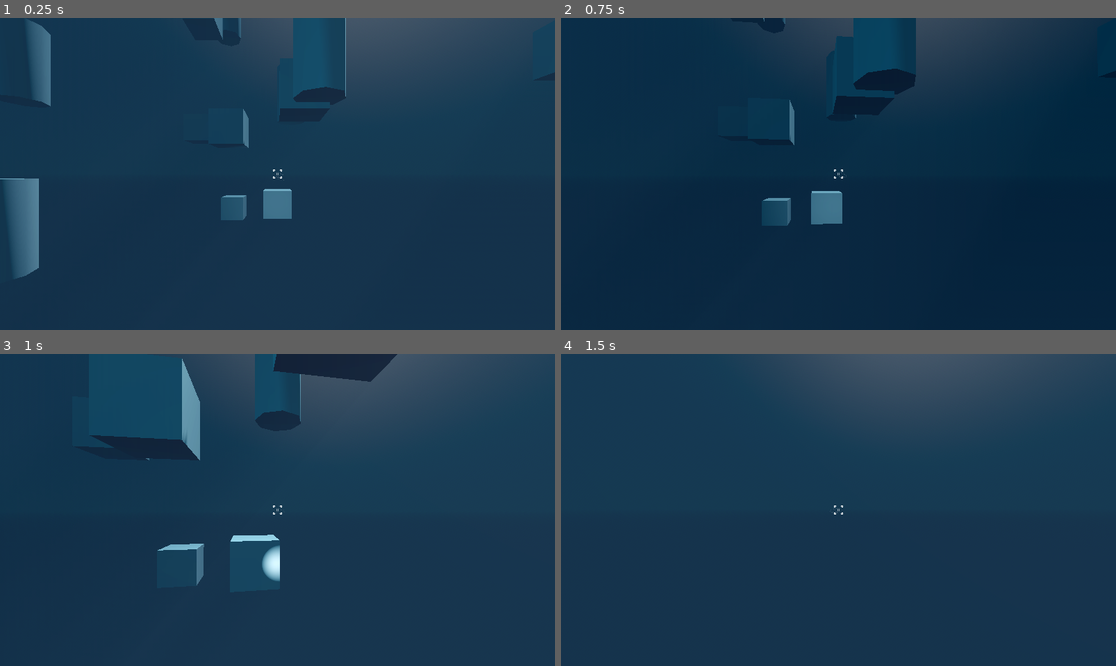
Above: before the commit, frames 1-4 (two rows, left to right).
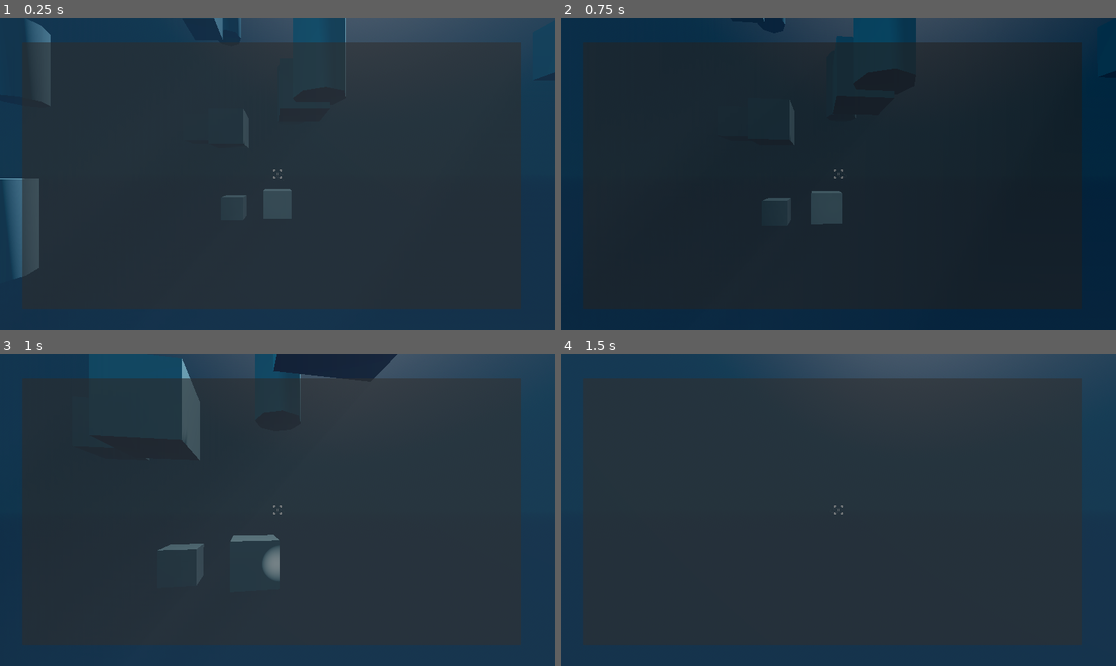
Above: after the commit, the same moments.

Repository: cogwerkz/ldjam57-depths
Game: Godot game, scene res://arena/Game.tscn
Same seed, same stepped clock (60 frames per second), same inputs: the game is played once before the commit and once after it.
Inputs (mouse positions are in pixels of both pictures, inside the frame that each line leads up to):
- Up to frame 1 (0.25 s): no input
- Up to frame 2 (0.75 s): tap Enter at 0.5 s; move the mouse to (866, 174) at 0.52 s; hold W (throttle_forward) from 0.53 s (still down); hold Shift (throttle_overdrive) from 0.53 s (still down)
- Up to frame 3 (1 s): keep holding W (throttle_forward); keep holding Shift (throttle_overdrive)
- Up to frame 4 (1.5 s): keep holding W (throttle_forward); move the mouse to (810, 510) at 1.27 s; release Shift (throttle_overdrive) at 1.28 s; tap Shift (throttle_overdrive) at 1.35 s

The runs differ from the first frame. In frame 1, 11% of the frame differs, in the area x 4-94%, y 7-83%; in frame 2, 9.6%; in frame 3, 14%, in the area x 13-94%, y 7-77%; in frame 4, 5.9%.

Commit message:
feature: Added skill tree panel

Diff:
--- /dev/null
+++ b/GUI/elements/skill_tree_panel.gd
@@ -0,0 +1,53 @@
+extends Panel
+
+const INIT_SKILL_SELECTED = "fuel_efficiency"
+
+@onready var skills_box = %SkillsBoxContainer
+
+@onready var skill_name: Label = %SkillNameLabel
+@onready var skill_description: Label = %SkillDescriptionLabel
+@onready var skill_level: Label = %SkillLevelLabel
+@onready var skill_level_description: Label = %SkillLevelDescriptionLabel
+@onready var skill_upgrade: Button= %SkillUpgradeButton
+
+@export var skill_tree: SkillTree
+
+func _ready() -> void:
+	if !skill_tree:
+		skill_tree = SkillTree.new()
+
+	var skills_button_group = ButtonGroup.new()
+	skills_button_group.allow_unpress = false
+	skills_button_group.connect("pressed", _on_selected_skill_changed)
+
+	for skill_key in skill_tree.skills.keys():
+		var skill_value = skill_tree.skills[skill_key]
+		var skill_button = Button.new()
+		skill_button.set_meta("skill_key", skill_key)
+		skill_button.toggle_mode = true
+		skill_button.text = skill_value["name"]
+		skill_button.button_group = skills_button_group
+		skill_button.set_pressed(INIT_SKILL_SELECTED == skill_key)
+		skills_box.add_child(skill_button)
+
+func _on_selected_skill_changed(button: Button):
+	var skill_key = button.get_meta("skill_key")
+	var skill = skill_tree.skills[skill_key]
+
+	skill_name.text = skill["name"]
+	skill_description.text = skill["description"]
+	skill_level.text = "Level: %d" % skill["current_level"]
+
+	var current_level = skill["current_level"]
+	if current_level < skill["levels"].size():
+		var next_level = skill["levels"][current_level]
+		skill_level_description.text = next_level["description"]
+		skill_upgrade.disabled = false
+		skill_upgrade.text = "Upgrade (%d SP)" % next_level["cost"]
+	else:
+		skill_level_description.text = "Max Level Reached"
+		skill_upgrade.disabled = true
+		skill_upgrade.text = "Max Level"
+
+func _on_close_button_pressed() -> void:
+	visible = false
--- /dev/null
+++ b/GUI/elements/skill_tree_panel.tscn
@@ -0,0 +1,94 @@
+[gd_scene load_steps=2 format=3 uid="uid://bhlx0sw2e3brp"]
+
+[ext_resource type="Script" uid="uid://biuads252vtlw" path="res://GUI/elements/skill_tree_panel.gd" id="1_u8u0r"]
+
+[node name="SkillTreePanel" type="Panel"]
+anchors_preset = 15
+anchor_right = 1.0
+anchor_bottom = 1.0
+grow_horizontal = 2
+grow_vertical = 2
+script = ExtResource("1_u8u0r")
+
+[node name="VBoxContainer" type="VBoxContainer" parent="."]
+layout_mode = 1
+anchors_preset = 15
+anchor_right = 1.0
+anchor_bottom = 1.0
+grow_horizontal = 2
+grow_vertical = 2
+
+[node name="HeaderControl" type="Control" parent="VBoxContainer"]
+custom_minimum_size = Vector2(1920, 64)
+layout_mode = 2
+
+[node name="Label" type="Label" parent="VBoxContainer/HeaderControl"]
+layout_mode = 1
+anchors_preset = 15
+anchor_right = 1.0
+anchor_bottom = 1.0
+grow_horizontal = 2
+grow_vertical = 2
+text = "Upgrades"
+horizontal_alignment = 1
+vertical_alignment = 1
+
+[node name="CloseButton" type="Button" parent="VBoxContainer/HeaderControl"]
+layout_mode = 2
+offset_left = 1856.0
+offset_right = 1920.0
+offset_bottom = 64.0
+text = "X"
+
+[node name="HBoxContainer" type="HBoxContainer" parent="VBoxContainer"]
+layout_mode = 2
+size_flags_vertical = 3
+
+[node name="ScrollContainer" type="ScrollContainer" parent="VBoxContainer/HBoxContainer"]
+custom_minimum_size = Vector2(400, 0)
+layout_mode = 2
+
+[node name="SkillsBoxContainer" type="VBoxContainer" parent="VBoxContainer/HBoxContainer/ScrollContainer"]
+unique_name_in_owner = true
+custom_minimum_size = Vector2(400, 0)
+layout_mode = 2
+
+[node name="MarginContainer" type="MarginContainer" parent="VBoxContainer/HBoxContainer"]
+layout_mode = 2
+size_flags_horizontal = 3
+
+[node name="VBoxContainer" type="VBoxContainer" parent="VBoxContainer/HBoxContainer/MarginContainer"]
+layout_mode = 2
+alignment = 1
+
+[node name="SkillNameLabel" type="Label" parent="VBoxContainer/HBoxContainer/MarginContainer/VBoxContainer"]
+unique_name_in_owner = true
+layout_mode = 2
+text = "Skill name"
+horizontal_alignment = 1
+
+[node name="SkillDescriptionLabel" type="Label" parent="VBoxContainer/HBoxContainer/MarginContainer/VBoxContainer"]
+unique_name_in_owner = true
+layout_mode = 2
+text = "Description"
+horizontal_alignment = 1
+
+[node name="SkillLevelLabel" type="Label" parent="VBoxContainer/HBoxContainer/MarginContainer/VBoxContainer"]
+unique_name_in_owner = true
+layout_mode = 2
+text = "Level"
+horizontal_alignment = 1
+
+[node name="SkillUpgradeButton" type="Button" parent="VBoxContainer/HBoxContainer/MarginContainer/VBoxContainer"]
+unique_name_in_owner = true
+layout_mode = 2
+size_flags_horizontal = 4
+text = "1 Science point"
+
+[node name="SkillLevelDescriptionLabel" type="Label" parent="VBoxContainer/HBoxContainer/MarginContainer/VBoxContainer"]
+unique_name_in_owner = true
+layout_mode = 2
+text = "Effects"
+horizontal_alignment = 1
+
+[connection signal="pressed" from="VBoxContainer/HeaderControl/CloseButton" to="." method="_on_close_button_pressed"]
--- a/entity/player/PlayerSubmarine.tscn
+++ b/entity/player/PlayerSubmarine.tscn
@@ -51,3 +51,10 @@
 offset_bottom = 32.0
 pivot_offset = Vector2(16, 16)
 texture = ExtResource("3_f1t2n")
+
+[node name="Panel" type="Panel" parent="Camera3D/Gui"]
+layout_mode = 0
+offset_left = 76.0
+offset_top = 84.0
+offset_right = 1803.0
+offset_bottom = 1007.0
--- a/entity/player/skill_tree_resource.gd
+++ b/entity/player/skill_tree_resource.gd
@@ -5,114 +5,132 @@
 
 var skills = {
 	"fuel_efficiency": {
-		"name": "Fuel efficiency",
+		"name": "Fuel Efficiency",
+		"description": "Reduces the amount of fuel consumed while moving, allowing for longer explorations.",
 		"current_level": 0,
 		"levels": [
 			{
 				"cost": 1,
 				"effects": {
 					"fuel_efficiency": 5.0
-				}
+				},
+				"description": "Decreases fuel consumption by 5%."
 			}
 		]
 	},
 	"max_speed": {
-		"name": "Submarine speed",
+		"name": "Submarine Speed",
+		"description": "Increases the maximum speed of your submarine, allowing you to travel faster across the ocean.",
 		"current_level": 0,
 		"levels": [
 			{
 				"cost": 1,
 				"effects": {
 					"max_speed" : 5.0
-				}
+				},
+				"description": "Increases maximum speed by 5 units."
 			}
 		]
 	},
 	"hull_strenght": {
-		"name": "Hull Strenght",
+		"name": "Hull Strength",
+		"description": "Improves the structural integrity of your submarine, increasing its maximum health and resistance to damage.",
 		"current_level": 0,
 		"levels": [
 			{
 				"cost": 1,
 				"effects": {
 					"max_health" : 5.0
-				}
+				},
+				"description": "Increases maximum hull health by 5 points."
 			}
 		]
 	},
 	"pressure_resistance": {
 		"name": "Pressure Resistance",
+		"description": "Enhances the submarine's ability to withstand the crushing pressure of the deep ocean, allowing you to dive to greater depths without taking damage.",
 		"current_level": 0,
 		"levels": [
 			{
 				"cost": 1,
 				"effects": {
 					"pressure_resistance" : 5.0
-				}
+				},
+				"description": "Increases maximum safe diving depth by 5 units."
 			}
 		]
 	},
 	"targeting_system": {
 		"name": "Turret Targeting System",
+		"description": "Improves the accuracy of your submarine's turrets, increasing the chance of hitting hostile targets.",
 		"current_level": 0,
 		"levels": [
 			{
 				"cost": 1,
 				"effects": {
 					"turret_hit_chance" : 5.0
-				}
+				},
+				"description": "Increases turret hit chance by 5%."
 			}
 		]
 	},
 	"turret_range": {
 		"name": "Turret Range",
+		"description": "Extends the effective firing range of your submarine's turrets, allowing you to engage threats from a safer distance.",
 		"current_level": 0,
 		"levels": [
 			{
 				"cost": 1,
 				"effects": {
 					"turret_range" : 5.0
-				}
+				},
+				"description": "Increases turret firing range by 5 units."
 			}
 		]
 	},
 	"ammo_capacity": {
 		"name": "Turret Ammo Storage",
+		"description": "Increases the maximum amount of ammunition your submarine can carry for its turrets, allowing for sustained combat.",
 		"current_level": 0,
 		"levels": [
 			{
 				"cost": 1,
 				"effects": {
 					"turret_max_ammo" : 5.0
-				}
+				},
+				"description": "Increases maximum turret ammo capacity by 5 rounds."
 			}
 		]
 	},
 	"scanner_boost": {
-		"name": "Scanner range",
+		"name": "Scanner Range",
+		"description": "Increases the detection range of your submarine's scanner, allowing you to identify points of interest and threats from further away.",
 		"current_level": 0,
 		"levels": [
 			{
 				"cost": 1,
 				"effects": {
 					"scanner_range" : 5.0
-				}
+				},
+				"description": "Increases scanner detection range by 5 units."
 			}
 		]
 	},
 	"scanner_efficiency": {
 		"name": "Scanner Cooldown",
+		"description": "Reduces the cooldown time between scanner uses, allowing you to scan your surroundings more frequently.",
 		"current_level": 0,
 		"levels": [
 			{
 				"cost": 1,
 				"effects": {
 					"scanner_cooldown" : 5.0
-				}
+				},
+				"description": "Reduces scanner cooldown time by 5%."
 			}
 		]
 	}
-}
+};
 
 func add_science_points(amount: int) -> void:
 	science_points += amount
Not shown, added: GUI/elements/skill_tree_panel.gd.uid
Not shown: 1 places in entity/player/PlayerSubmarine.tscn that only renumber resources
